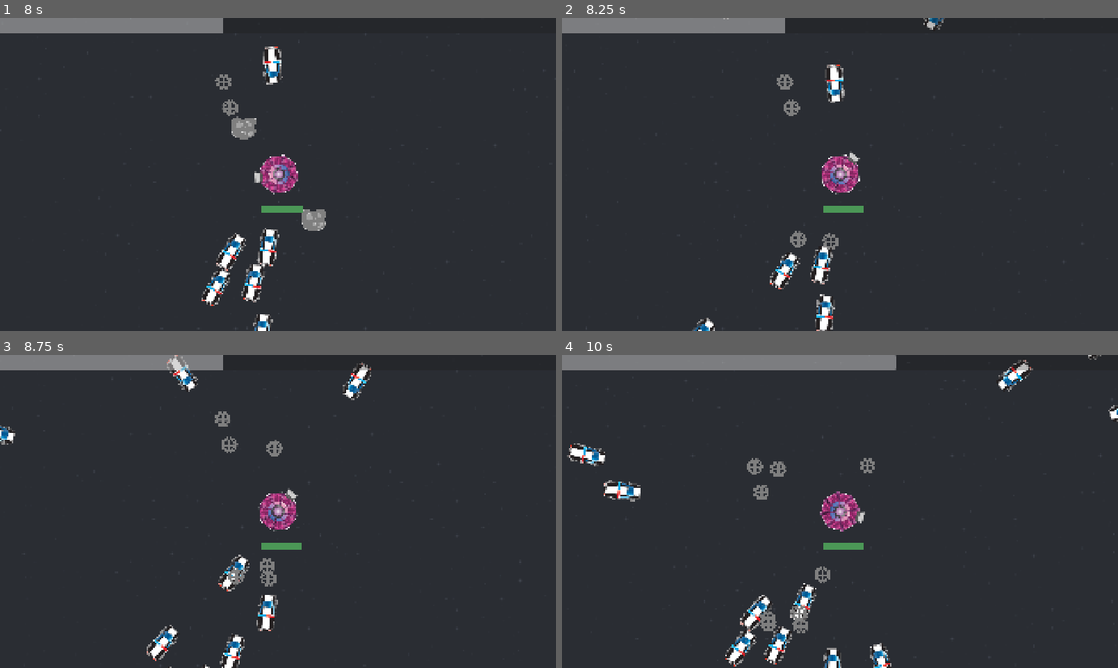
Above: before the commit, frames 1-4 (two rows, left to right).
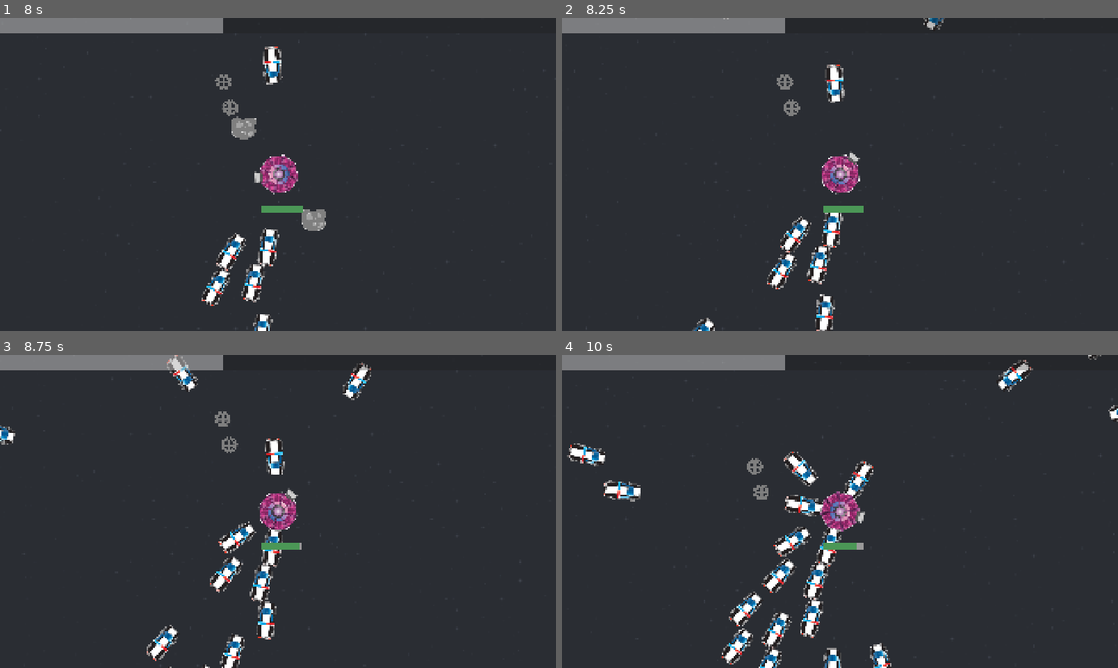
Above: after the commit, the same moments.

Repository: two-sticks-and-a-rock/space-arcade
Game: Godot game, scene res://scenes/main.tscn
Two runs of this game, one before a commit and one after it. Both use one fixed random seed, a clock stepped at 60 frames per second and the inputs below.
Inputs (mouse positions are in pixels of both pictures, inside the frame that each line leads up to):
- Up to frame 1 (8 s): move the mouse to (400, 158) at 0.52 s; press the mouse at (400, 158) at 0.53 s; move the mouse to (166, 190) at 1.27 s; release the mouse at (166, 190) at 1.28 s; click (166, 190) at 1.35 s; move the mouse to (333, 105) at 2.02 s; press the mouse at (333, 105) at 2.03 s; move the mouse to (250, 237) at 2.77 s; release the mouse at (250, 237) at 2.78 s; click (250, 237) at 2.85 s; move the mouse to (444, 221) at 3.52 s; press the mouse at (444, 221) at 3.53 s; move the mouse to (111, 127) at 4.27 s; release the mouse at (111, 127) at 4.28 s; click (111, 127) at 4.35 s; move the mouse to (305, 174) at 5.02 s; press the mouse at (305, 174) at 5.03 s; move the mouse to (194, 96) at 5.77 s; release the mouse at (194, 96) at 5.78 s; click (194, 96) at 5.85 s; move the mouse to (400, 158) at 6.52 s; press the mouse at (400, 158) at 6.53 s; move the mouse to (166, 190) at 7.27 s; release the mouse at (166, 190) at 7.28 s; click (166, 190) at 7.35 s
- Up to frame 2 (8.25 s): move the mouse to (895, 105) at 8.02 s; press the mouse at (895, 105) at 8.03 s
- Up to frame 3 (8.75 s): no input
- Up to frame 4 (10 s): move the mouse to (812, 574) at 8.77 s; release the mouse at (812, 574) at 8.78 s; click (812, 574) at 8.85 s; move the mouse to (1006, 558) at 9.52 s; press the mouse at (1006, 558) at 9.53 s

Frame 1 is identical in both runs. In frame 2, 1.2% of the frame differs, in the area x 36-51%, y 62-87%; in frame 3, 1.8%; in frame 4, 4.9%, in the area x 28-61%, y 0-100%.

Commit message:
player bullet base class

Diff:
--- a/scenes/player/player_weapons/orbiter/orbiter.gd
+++ b/scenes/player/player_weapons/orbiter/orbiter.gd
@@ -1,4 +1,4 @@
-extends Area2D
+extends PlayerBullet
 
 @onready var orbiter_ring = get_parent()
 
--- a/scenes/player/player_weapons/orbiter/orbiter.tscn
+++ b/scenes/player/player_weapons/orbiter/orbiter.tscn
@@ -1,7 +1,7 @@
 [gd_scene format=3 uid="uid://c37a5i01alcdn"]
 
 [ext_resource type="Texture2D" uid="uid://c3tnm6dujlkue" path="res://art/sprites/bullets/orbiter_placeholder 2.png" id="1_0r6aq"]
-[ext_resource type="Script" uid="uid://3q5f424e7g40" path="res://scenes/player/player_weapons/orbiter.gd" id="1_fxk38"]
+[ext_resource type="Script" uid="uid://3q5f424e7g40" path="res://scenes/player/player_weapons/orbiter/orbiter.gd" id="1_fxk38"]
 
 [sub_resource type="SpriteFrames" id="SpriteFrames_kcn5b"]
 animations = [{
@@ -17,7 +17,7 @@
 [sub_resource type="CircleShape2D" id="CircleShape2D_fxk38"]
 radius = 52.086468
 
-[node name="Orbiter" type="Area2D" unique_id=188714646]
+[node name="Orbiter" type="Area2D" unique_id=887075269]
 collision_layer = 4
 collision_mask = 2
 script = ExtResource("1_fxk38")
--- a/scenes/player/player_weapons/orbiter/orbiter_ring.gd
+++ b/scenes/player/player_weapons/orbiter/orbiter_ring.gd
@@ -1,8 +1,6 @@
 extends PlayerWeapon
 
 @export var orbiter_scene : PackedScene
-@onready var ring : Node2D = $Ring
-
 var size = 10
 var distance_from_player = 200
 
@@ -11,7 +9,7 @@
 	up_timer.start()
 
 	for i in bullets:
-		var orbiter = orbiter_scene.instantiate() as Area2D
+		var orbiter = orbiter_scene.instantiate() as PlayerBullet
 		orbiter.position = child_pos
 		add_child(orbiter)
 		child_pos = child_pos.rotated(2*PI / bullets)
@@ -19,11 +17,11 @@
 func _on_down_timer_timeout():
 	super()
 	for child in get_children():
-		if child is Area2D:
-			ring.process_mode = Node.PROCESS_MODE_INHERIT
+		if child is PlayerBullet:
+			child.process_mode = Node.PROCESS_MODE_INHERIT
 
 func _on_up_timer_timeout():
 	super()
 	for child in get_children():
-		if child is Area2D:
-			ring.process_mode = Node.PROCESS_MODE_INHERIT
+		if child is PlayerBullet:
+			child.process_mode = Node.PROCESS_MODE_DISABLED
--- a/scenes/player/player_weapons/orbiter/orbiter_ring.tscn
+++ b/scenes/player/player_weapons/orbiter/orbiter_ring.tscn
@@ -10,8 +10,6 @@
 bullets = 2
 bullet_speed = 0.087
 
-[node name="Ring" type="Node2D" parent="." unique_id=405582111]
-
 [node name="UpTimer" type="Timer" parent="." unique_id=1361644208]
 wait_time = 8.0
 
--- /dev/null
+++ b/scenes/player/player_weapons/player_bullet.gd
@@ -0,0 +1,8 @@
+class_name PlayerBullet
+extends Area2D
+
+@onready var weapon = get_parent()
+
+func _on_orbiter_entered(body: Node2D):
+	if ("take_damage" in body):
+		body.take_damage(weapon.dmg)
Not shown, added: scenes/player/player_weapons/player_bullet.gd.uid
